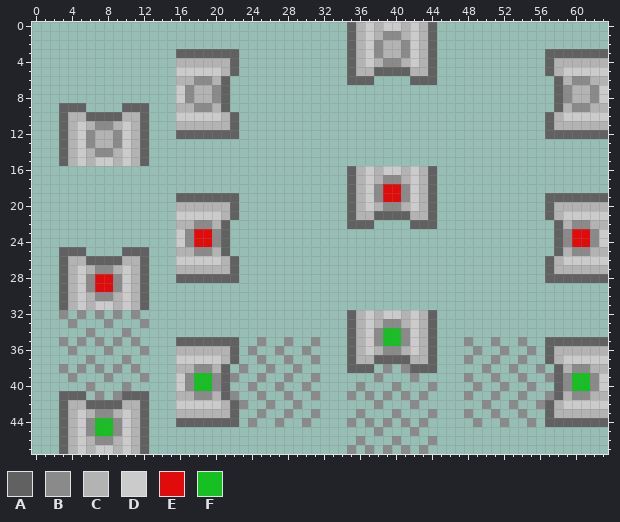
Pixel-art sprite -- src/res/lineSensor.png. The picture above was drawn from the file before the commit.
The file is 64x48 pixels.
Palette (. is transparent): A #616161  B #8a8a8a  C #b3b3b3  D #cbcbcb  E #e10b0b  F #16bf22
Pixels before (only the part around the change), first column x 0:
12 ...ACDBCCBDCA...AAAAAAA..................................AAAAAAA
13 ...ACDBCCBDCA...................................................
14 ...ACDCBBCDCA...................................................
15 ...ACDCDDCDCA...................................................
16 ...................................ACDCDDCDCA...................
17 ...................................ACDCBBCDCA...................
18 ...................................ACDBEEBDCA...................
19 ................AAAAAAA............ACDBEEBDCA............AAAAAAA
20 ................CCCCCCA............ACDCBBCDCA............ACCCCCC
21 ................DDDDDCA............ACCAAAACCA............ACDDDDD
22 ................CCBBCA.............AAA....AAA.............ACBBCC
23 ................DBEEBA....................................ABEEBD
24 ................DBEEBA....................................ABEEBD
25 ...AAA....AAA...CCBBCA....................................ACBBCC
26 ...ACCAAAACCA...DDDDDCA..................................ACDDDDD
27 ...ACDCBBCDCA...CCCCCCA..................................ACCCCCC
28 ...ACDBEEBDCA...AAAAAAA..................................AAAAAAA
29 ...ACDBEEBDCA...................................................
30 ...ACDCBBCDCA...................................................
31 ...ACDCDDCDCA...................................................
32 ...B.B.B.B.B.......................ACDCDDCDCA...................
33 ....B...B...B......................ACDCBBCDCA...................
34 ......B...B........................ACDBFFBDCA...................
35 ...B.B.B.B.B....AAAAAAA..B..B..B...ACDBFFBDCA...B..B..B..AAAAAAA
36 ....B...B...B...CCCCCCA.B..B..B....ACDCBBCDCA....B..B..B.ACCCCCC
37 ......B...B.....DDDDDCA..B..B..B...ACCAAAACCA...B..B..B..ACDDDDD
38 ...B.B.B.B.B....CCBBCA.B..B..B.....AAA.B.BAAA.....B..B..B.ACBBCC
39 ....B...B...B...DBFFBAB..B..B..B......B...B.....B..B..B..BABFFBD
40 ......B...B.....DBFFBA..B..B..B.....B...B...B....B..B..B..ABFFBD
41 ...AAA.B.BAAA...CCBBCAB..B..B..B...B.B.B.B.B....B..B..B..BACBBCC
42 ...ACCAAAACCA...DDDDDCAB..B..B........B...B.......B..B..BACDDDDD
43 ...ACDCBBCDCA...CCCCCCA..B..B..B....B...B...B...B..B..B..ACCCCCC
44 ...ACDBFFBDCA...AAAAAAA.B..B..B....B.B.B.B.B.....B..B..B.AAAAAAA
45 ...ACDBFFBDCA.........................B...B.....................
46 ...ACDCBBCDCA.......................B...B...B...................
47 ...ACDCDDCDCA......................B.B.B.B.B....................
Now the later version:
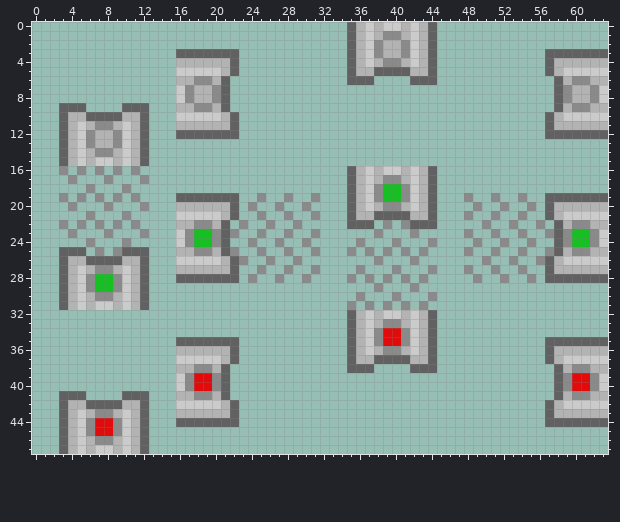
Message: Flipped states in line sensor
Changes in this commit:
colour E: #e10b0b -> #16bf22
colour F: #16bf22 -> #e10b0b
Changed rows in their new state; - is a pixel that keeps its letter.
first column x 3:
16 B-B-B-B-B----------------------------------------------
17 -B---B---B---------------------------------------------
18 ---B---B-----------------------------------------------
19 B-B-B-B-B-------------B--B--B----------------B--B--B---
20 -B---B---B-----------B--B--B------------------B--B--B--
21 ---B---B--------------B--B--B----------------B--B--B---
22 B-B-B-B-B-----------B--B--B---------B-B--------B--B--B-
23 -B---B---B---------B--B--B--B------B---B-----B--B--B--B
24 ---B---B-------------B--B--B-----B---B---B----B--B--B--
25 ----B-B------------B--B--B--B---B-B-B-B-B----B--B--B--B
26 --------------------B--B--B--------B---B-------B--B--B-
27 ----------------------B--B--B----B---B---B---B--B--B---
28 ---------------------B--B--B----B-B-B-B-B-----B--B--B--
29 -----------------------------------B---B---------------
30 ---------------------------------B---B---B-------------
31 --------------------------------B-B-B-B-B--------------
32 .-.-.-.-.----------------------------------------------
33 -.---.---.---------------------------------------------
34 ---.---.-----------------------------------------------
35 .-.-.-.-.-------------.--.--.----------------.--.--.---
36 -.---.---.-----------.--.--.------------------.--.--.--
37 ---.---.--------------.--.--.----------------.--.--.---
38 .-.-.-.-.-----------.--.--.---------.-.--------.--.--.-
39 -.---.---.---------.--.--.--.------.---.-----.--.--.--.
40 ---.---.-------------.--.--.-----.---.---.----.--.--.--
41 ----.-.------------.--.--.--.---.-.-.-.-.----.--.--.--.
42 --------------------.--.--.--------.---.-------.--.--.-
43 ----------------------.--.--.----.---.---.---.--.--.---
44 ---------------------.--.--.----.-.-.-.-.-----.--.--.--
45 -----------------------------------.---.---------------
46 ---------------------------------.---.---.-------------
47 --------------------------------.-.-.-.-.--------------
Pixel boxes of the changes (left, top, right, bottom) in both pictures:
changed: (59, 166, 149, 436)
changed: (194, 184, 437, 454)
changed: (464, 193, 590, 283)
changed: (464, 337, 590, 427)
